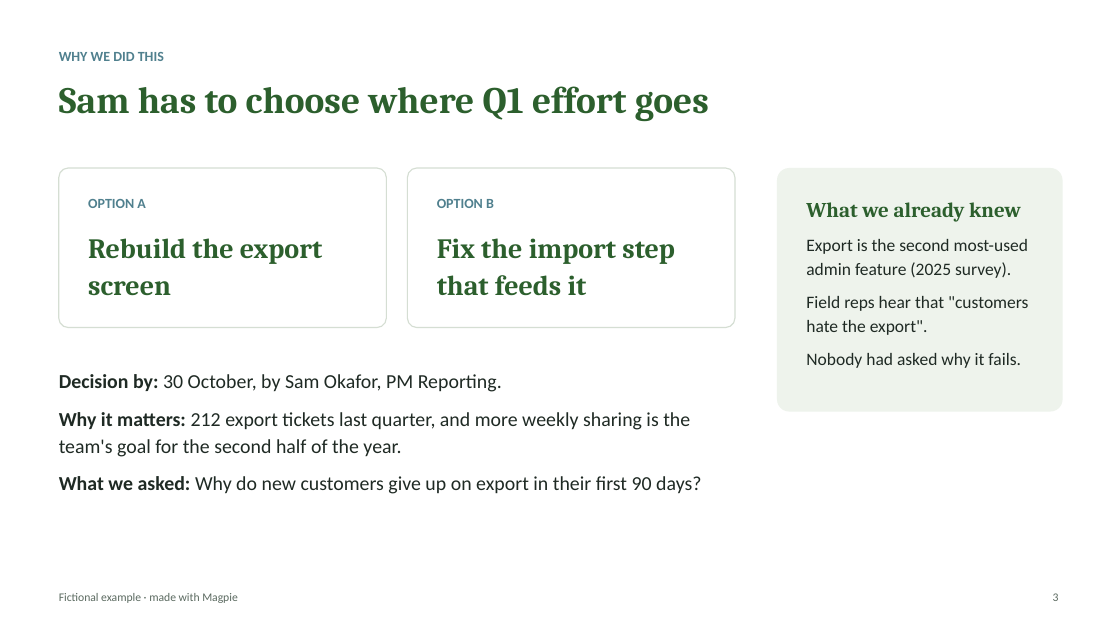
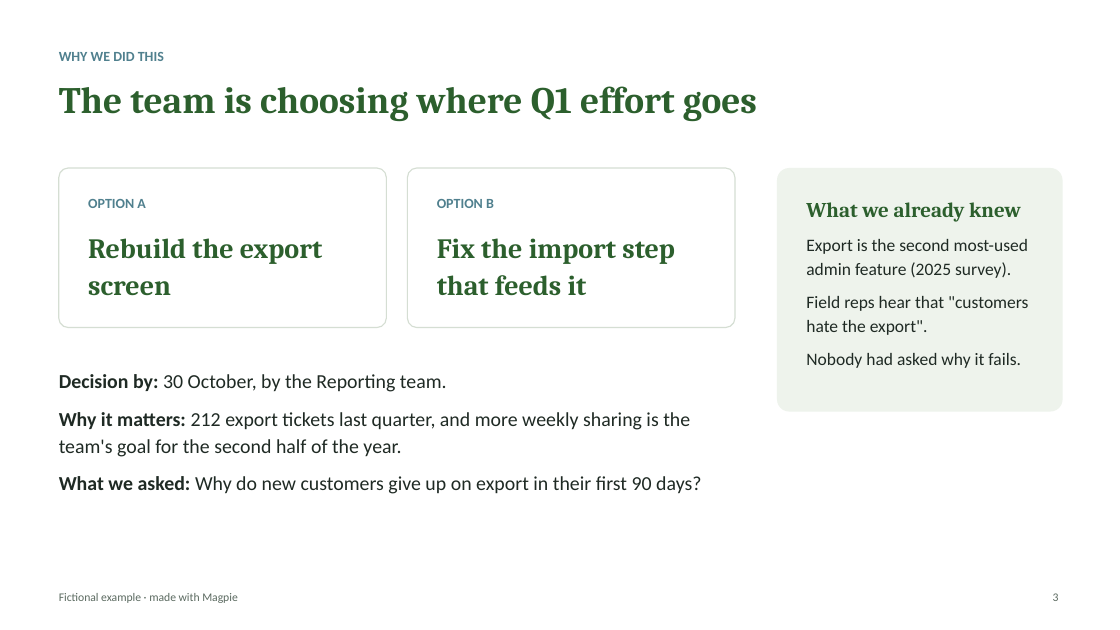
Before and after one commit to kirstenhosic/user-research-assistant, a slide deck: slide 3 of docs/examples/example-readout.pptx. Drawn at 1120x630 pixels with LibreOffice and Linux fonts; fonts in the diff are those of the drawing. Boxes give left, top, right and bottom in pixels: in the first picture for what was removed or moved away, otherwise in the second. Text is boxed around its words. In the diff, an @@ line names an element or a change of style, - is before the commit and + after.

```diff
--- a/docs/examples/example-readout.pptx
+++ b/docs/examples/example-readout.pptx
@@ text at box(59, 86, 757, 121): text changed @@
-Sam has to choose where Q1 effort goes
+The team is choosing where Q1 effort goes
@@ text at box(59, 374, 447, 392): text changed @@
-Decision by: 30 October, by Sam Okafor, PM Reporting.
+Decision by: 30 October, by the Reporting team.
```
Also in this commit, not shown: 5 other slides changed, 5 other files.
